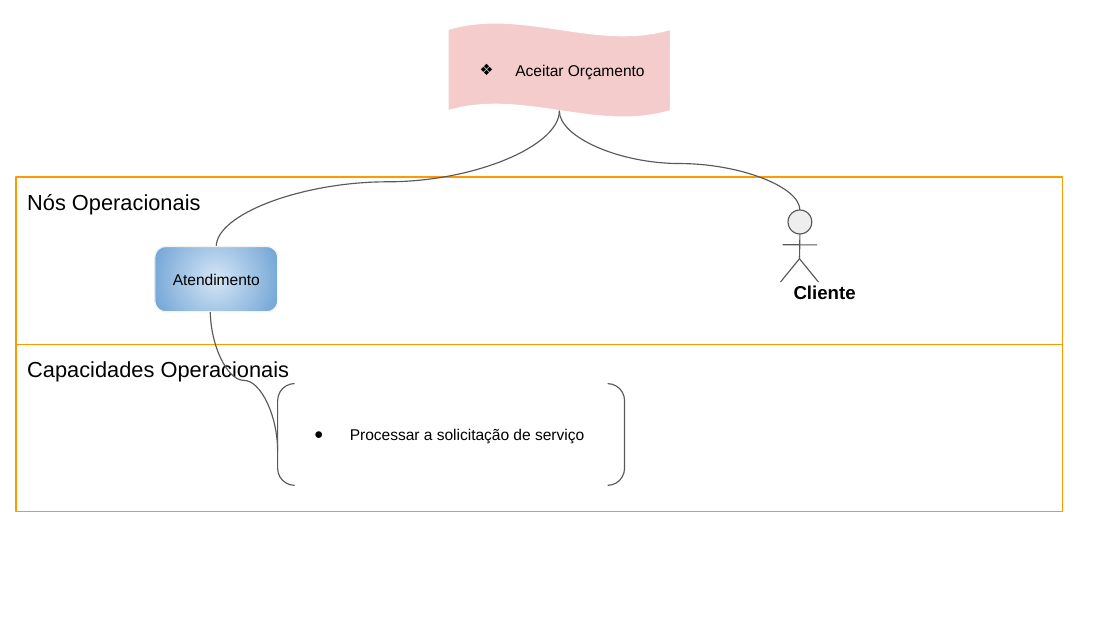
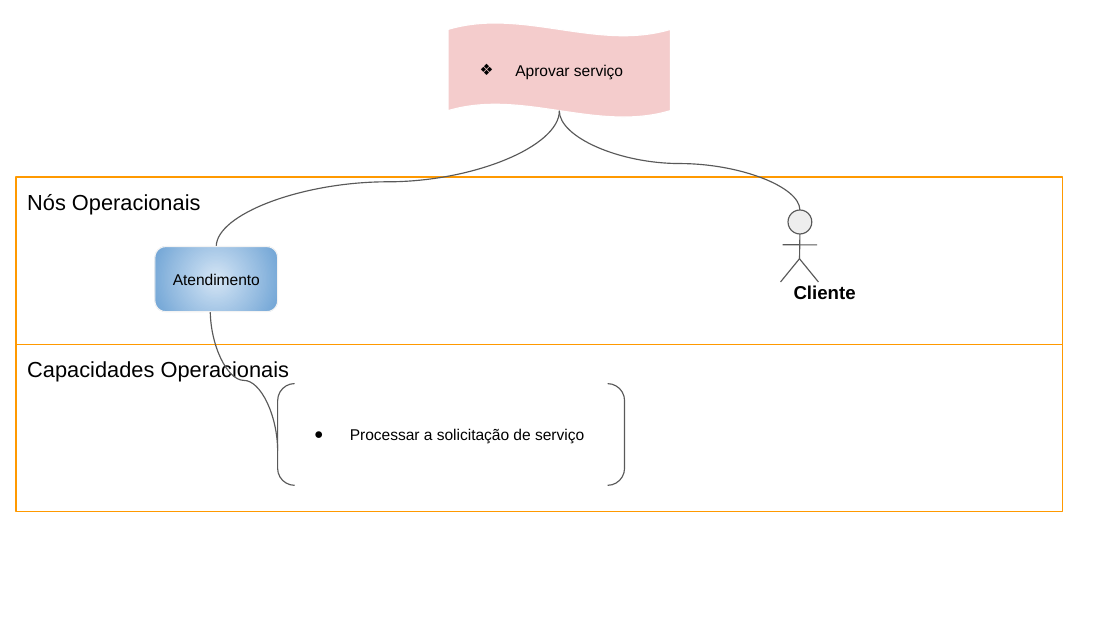
Before and after one commit to thittp/troven, a slide deck: slide 3 of 15. Arquitetura de Negócio para cada Cenário.pptx. Drawn at 1120x630 pixels with LibreOffice and Linux fonts; fonts in the diff are those of the drawing. Boxes give left, top, right and bottom in pixels: in the first picture for what was removed or moved away, otherwise in the second. Text is boxed around its words. In the diff, an @@ line names an element or a change of style, - is before the commit and + after.

```diff
--- a/15. Arquitetura de Negócio para cada Cenário.pptx
+++ b/15. Arquitetura de Negócio para cada Cenário.pptx
@@ text in wave at [515, 64, 623, 79]: text changed @@
-❖ Aceitar Orçamento
+❖ Aprovar serviço
```
Also in this commit, not shown: 1 other slide changed, 13 other files.
